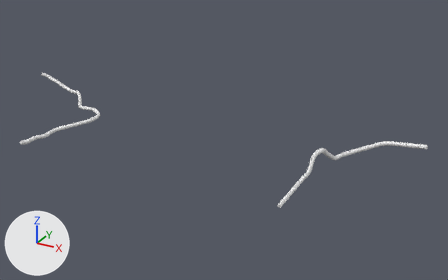
Two versions of the glTF model public/assets/vascular/va_accessory_branch_of_middle_meningeal_artery.glb, one commit apart.
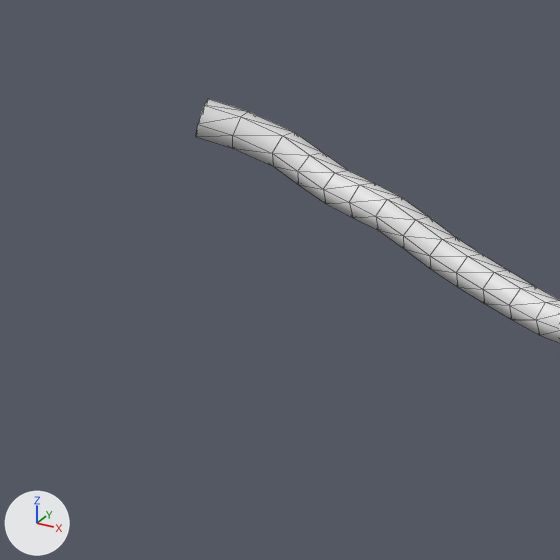
The first picture shows the older version from a 50 mm lens placed at (48.7, -57.7, 34.1), pointed at (6.8, 18.4, -4.0). The close-ups show the older and then the newer version on the part from 5% to 16% of the width and 23% to 40% of the height of that picture. Only the edits that show in the close-ups are written down. Every picture has the same lights, and +X, +Y and +Z are marked at lower left. The close-ups show mesh edges as thin lines. Materials are left out; every surface is plain grey. Where no turn or scale is listed for an object, it has been applied to the vertices. Vertices at exactly the same position are counted once.

Names of what the first close-up shows: 'L'.
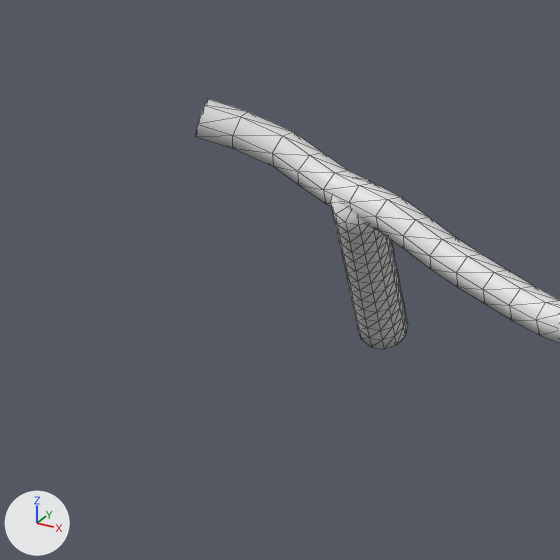
Where the newer file only moved an object's origin or applied its transform, the numbers keep the older frame.

Changed parts and their boxes (x1, y1, x2, y2) in the close-ups (560 x 560 px):
'L', reshaped: before (196, 99, 560, 343); after (196, 99, 560, 349)
part 1 of me_l, added: after (331, 178, 408, 349)

Diff of the bpy script that builds the scene:
```diff
--- a/public/assets/vascular/va_accessory_branch_of_middle_meningeal_artery.glb.py
+++ b/public/assets/vascular/va_accessory_branch_of_middle_meningeal_artery.glb.py
@@ me_l @@
 # used by ob_l; location = (-24.48, 13.72, -2.95)
-me_l.from_pydata(...)  # 380 vertices, 756 faces; spans x -9.7..9.7, y -9.7..9.7, z -2.4..2.4
+me_l.from_pydata(...)  # 550 vertices, 1092 faces; spans x -9.8..9.7, y -9.7..12.5, z -2.6..2.4
+# me_l part 1: a new loose piece of 170 vertices spanning x -9.8..-6.4, y 8.9..12.5, z -2.6..1.4
```
